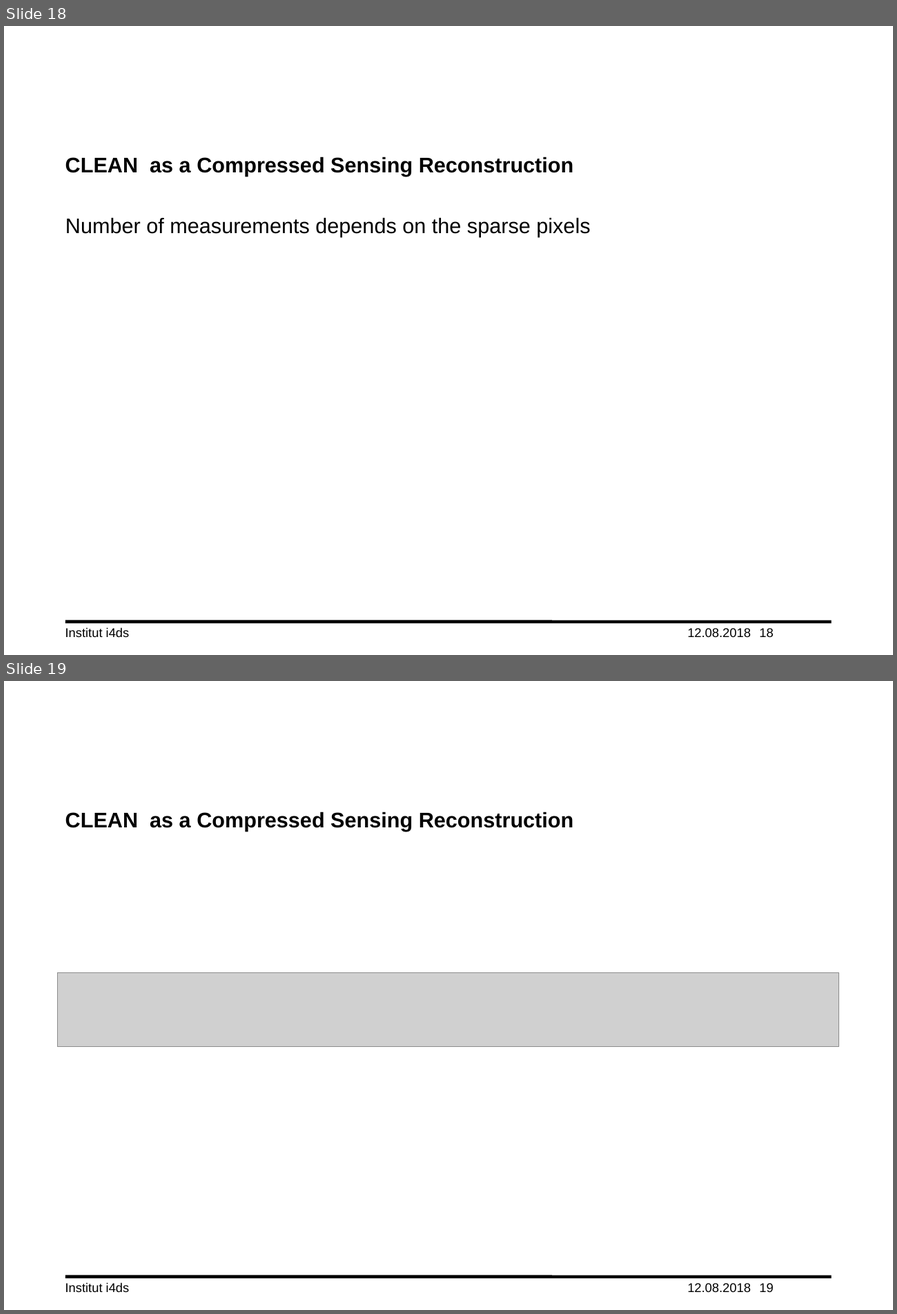
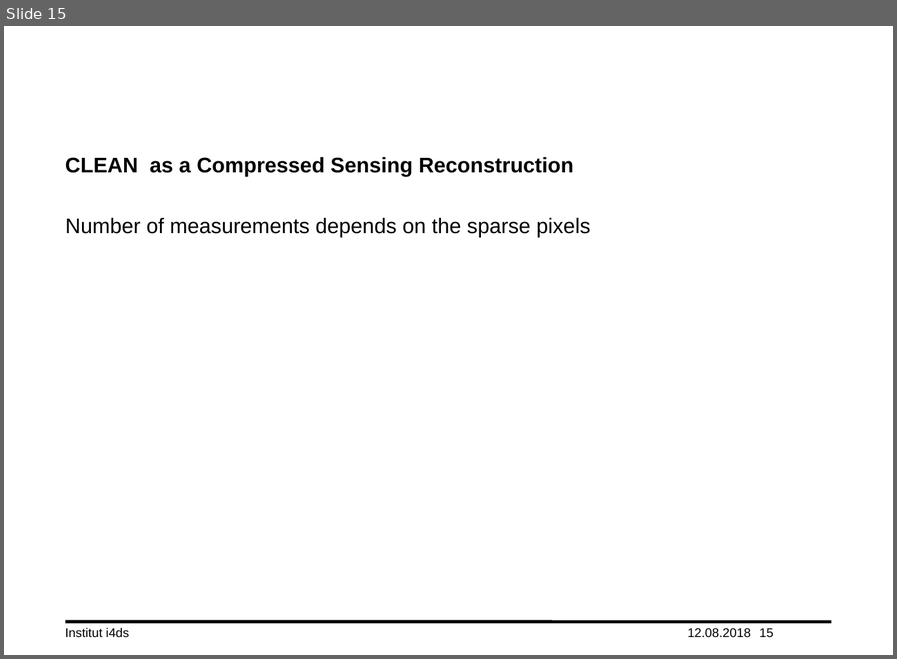
Before and after one commit to lord-blueberry/p7-doc, a slide deck: ppt/praes.pptx. Shown one above the other, each under a label of ours: slides 18 and 19 before the commit, slide 15 after it. The pictures are 897x1314 and 897x659 pixels, drawn with LibreOffice and Linux fonts; fonts in the diff are those of the drawing; grey boxes stand for pictures; background and template pictures are left out. Boxes give left, top, right and bottom in pixels: in the first picture for what was removed or moved away, otherwise in the second. Text is boxed around its words. In the diff, an @@ line names an element or a change of style, - is before the commit and + after.

```diff
--- a/ppt/praes.pptx
+++ b/ppt/praes.pptx
@@ slide 19 removed at box(4, 681, 893, 1310), background #FFFFFF; not listed: 1 template element that a slide beside it also shows @@
@@ title removed at box(65, 811, 573, 831) @@
-CLEAN as a Compressed Sensing Reconstruction
@@ picture removed at box(58, 973, 840, 1047) @@
@@ text removed at box(65, 1282, 130, 1292) @@
-Institut i4ds
@@ text removed at box(687, 1283, 751, 1292) @@
-12.08.2018
@@ page number removed at box(759, 1283, 773, 1292) @@
-19
@@ what was slide 18 is now slide 15 @@
@@ page number at box(759, 628, 773, 637): text changed @@
-18
+15
```
Also in this commit, not shown: 8 slides changed, 2 other slides removed.
